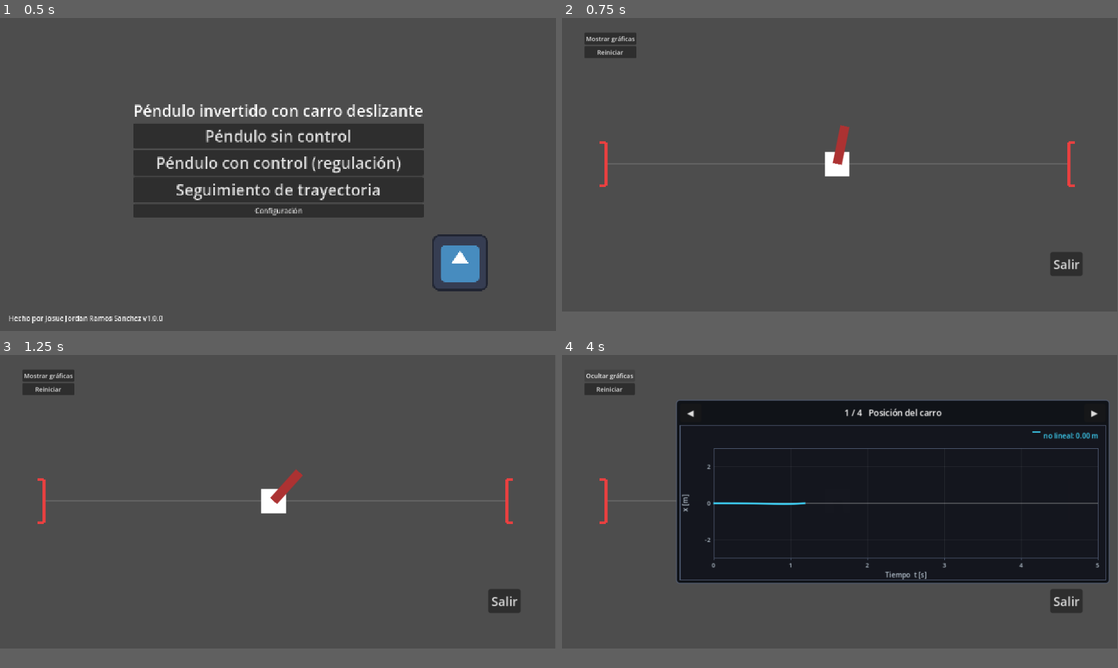
Above: before the commit, frames 1-4 (two rows, left to right).
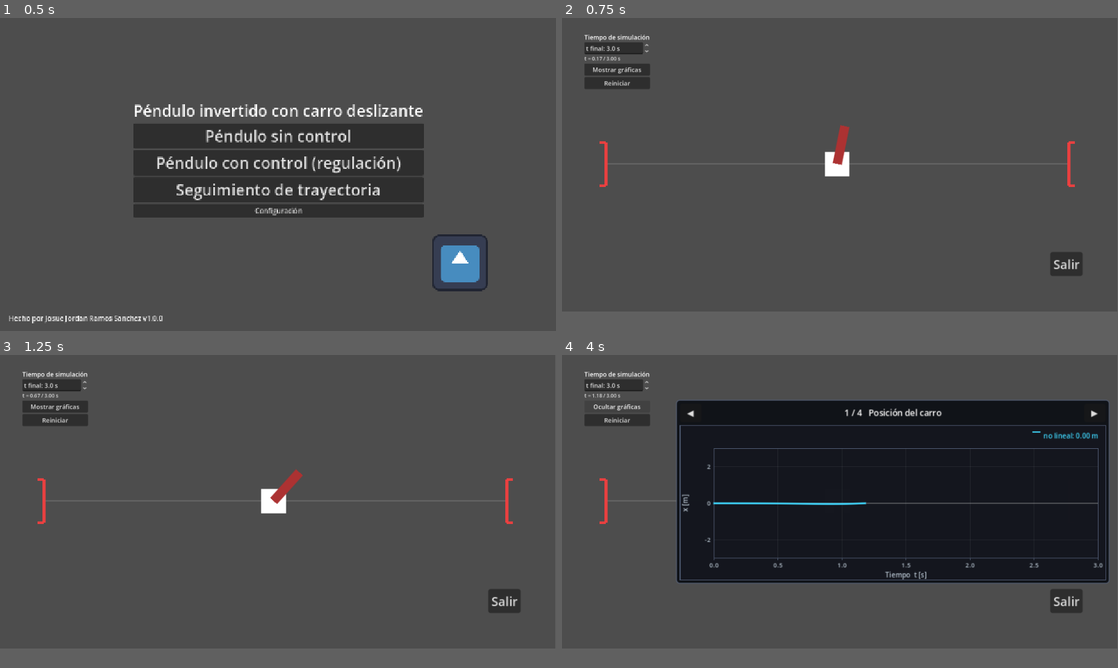
Above: after the commit, the same moments.

Repository: JJRepo-1/simulador-pendulo-invertido
Game: Godot game, scene res://main.tscn
Same seed, same stepped clock (60 frames per second), same inputs: the game is played once before the commit and once after it. Before the commit the project has no main scene; this scene is started directly in both runs. The engine's default icon, where the game draws it, is replaced by a stand-in: a white triangle on a blue panel in a dark square.
Inputs:
- Up to frame 1 (0.5 s): no input
- Up to frame 2 (0.75 s): click "Péndulo sin control" at 0.5 s
- Up to frame 3 (1.25 s): no input
- Up to frame 4 (4 s): click "Reiniciar" at 1.25 s; click "Reiniciar" at 2 s; click "Reiniciar" at 2.75 s; click "Mostrar gráficas" at 3.5 s

Frame 1 is identical in both runs. In frame 2, 1.3% of the frame differs, in the area x 4-16%, y 4-23%; in frame 3, 1.3%; in frame 4, 1.3%.

Commit message:
Tiempo de simulacion configurable y documentacion de MATLAB
- Nuevo ControlTiempo: spinbox "Tiempo de simulacion" en los tres
  pendulos (3 s, 3 s y 10 s por defecto, como t_final en MATLAB). La
  simulacion termina exactamente en t_final y muestra su estado.
- Las graficas usan un eje de tiempo fijo [0, t_final] e incluyen la
  condicion inicial en t = 0, para compararlas con las de MATLAB.
- docs/comunicacion_matlab.md: funcionamiento del calculo de K y Ka
  con MATLAB en modo batch (flujo, archivos, JSON y errores).

Co-Authored-By: Claude Opus 5.5 <noreply@anthropic.com>

Diff:
--- /dev/null
+++ b/control_tiempo.gd
@@ -0,0 +1,54 @@
+class_name ControlTiempo
+extends VBoxContainer
+
+# ============================================================
+# TIEMPO DE SIMULACION (t_final de los scripts de MATLAB)
+# ============================================================
+# Etiqueta + spinbox para elegir la duracion y una linea de estado con
+# el tiempo actual. Lo usan los tres pendulos; cada uno detiene la
+# simulacion exactamente en t_final y las graficas muestran [0, t_final],
+# igual que plot(t, ...) en MATLAB.
+
+const MINIMO_S: float = 0.5
+const MAXIMO_S: float = 120.0
+
+var spin: SpinBox
+var _lbl_estado: Label
+
+
+func _init(t_inicial: float = 3.0) -> void:
+	add_theme_constant_override("separation", 2)
+
+	var titulo := Label.new()
+	titulo.text = "Tiempo de simulación"
+	add_child(titulo)
+
+	spin = SpinBox.new()
+	spin.min_value = MINIMO_S
+	spin.max_value = MAXIMO_S
+	spin.step = 0.1
+	spin.prefix = "t final:"
+	spin.suffix = "s"
+	spin.value = clampf(t_inicial, MINIMO_S, MAXIMO_S)
+	add_child(spin)
+
+	_lbl_estado = Label.new()
+	_lbl_estado.add_theme_font_size_override("font_size", 13)
+	_lbl_estado.modulate = Color(1, 1, 1, 0.8)
+	add_child(_lbl_estado)
+	mostrar(0.0, false)
+
+
+# Duracion elegida [s]
+func t_final() -> float:
+	return spin.value
+
+
+# Linea de estado: "t = 1.25 / 3.00 s" o "✓ Terminada en 3.00 s"
+func mostrar(t: float, terminada: bool) -> void:
+	if terminada:
+		_lbl_estado.text = "✓ Terminada en %.2f s" % t
+		_lbl_estado.add_theme_color_override("font_color", Color(0.45, 0.9, 0.5))
+	else:
+		_lbl_estado.text = "t = %.2f / %.2f s" % [t, spin.value]
+		_lbl_estado.remove_theme_color_override("font_color")
--- a/panel_graficas.gd
+++ b/panel_graficas.gd
@@ -124,3 +124,10 @@
 func limpiar() -> void:
 	for g: RealTimePlot in graficas:
 		g.clear()
+
+
+# Eje de tiempo fijo en [0, segundos], como plot(t, ...) en MATLAB.
+func fijar_duracion(segundos: float) -> void:
+	for g: RealTimePlot in graficas:
+		g.window_seconds = maxf(segundos, 0.1)
+		g.queue_redraw()
--- a/pendulo.gd
+++ b/pendulo.gd
@@ -18,6 +18,7 @@
 @export_group("Condiciones Iniciales")
 @export var initial_cart_x_px: float = 0.0   # Posicion inicial [px]
 @export var initial_angle_deg: float = 10.0  # Angulo inicial desde la vertical superior [grados]
+@export var simulation_time_s: float = 3.0   # Tiempo de simulacion [s] (t_final en MATLAB)
 
 @export_group("Integracion Numerica")
 @export var max_integration_step: float = 1.0 / 240.0  # Paso maximo RK4 [s]
@@ -47,6 +48,8 @@
 const GRAFICAS_RECT := Rect2(148.0, 58.0, 562.0, 238.0)
 var panel_graficas: PanelGraficas
 var btn_graficas: Button
+var control_tiempo: ControlTiempo
+var simulando: bool = true
 
 
 func _ready() -> void:
@@ -84,6 +87,10 @@
 	caja.scale = Vector2(0.5, 0.5)
 	capa.add_child(caja)
 
+	# Duracion de la simulacion; "Reiniciar" la vuelve a correr desde t = 0
+	control_tiempo = ControlTiempo.new(simulation_time_s)
+	caja.add_child(control_tiempo)
+
 	btn_graficas = Button.new()
 	btn_graficas.text = "Mostrar gráficas"
 	btn_graficas.focus_mode = Control.FOCUS_NONE
@@ -97,6 +104,7 @@
 	btn_reiniciar.focus_mode = Control.FOCUS_NONE
 	btn_reiniciar.pressed.connect(func() -> void:
 		reset_state(initial_cart_x_px, initial_angle_deg)
+		simulando = true
 		set_physics_process(true))
 	caja.add_child(btn_reiniciar)
 
@@ -117,12 +125,18 @@
 		planta.error_ejecucion = ""
 	if panel_graficas:
 		panel_graficas.limpiar()
+		panel_graficas.fijar_duracion(control_tiempo.t_final())
 		panel_graficas.agregar_muestra(sim_time, Vector4(cart_x, theta, cart_velocity, theta_velocity))
+		control_tiempo.mostrar(sim_time, false)
 	update_visuals()
 
 
 func _physics_process(delta: float) -> void:
-	var simulation_delta: float = delta * simulation_speed
+	if not simulando:
+		return
+	# El ultimo paso se recorta para terminar exactamente en t_final
+	var t_final: float = control_tiempo.t_final()
+	var simulation_delta: float = minf(delta * simulation_speed, t_final - sim_time)
 	if simulation_delta <= 0.0:
 		return
 
@@ -151,6 +165,11 @@
 
 	update_visuals()
 	panel_graficas.agregar_muestra(sim_time, state)
+
+	var terminada: bool = sim_time >= t_final - 1e-9
+	control_tiempo.mostrar(sim_time, terminada)
+	if terminada:
+		simulando = false
 
 
 # Planta no lineal con u = 0.
--- a/pendulo_2.gd
+++ b/pendulo_2.gd
@@ -7,7 +7,6 @@
 # (el mismo controlador aplicado al modelo no lineal):
 #
 #   u = -K * X,   X = [x, theta, x', theta']
-#
 # El controlador lleva el sistema al equilibrio X = 0 (carro en x = 0,
 # pendulo vertical) desde la posicion y el angulo iniciales asignados.
 # La planta "real" son las ecuaciones de movimiento escritas en
@@ -43,6 +42,7 @@
 @export_group("Condiciones Iniciales")
 @export var initial_cart_x_px: float = 0.0   # Posicion inicial [px]
 @export var initial_angle_deg: float = 20.0  # Angulo inicial [grados]
+@export var simulation_time_s: float = 3.0   # Tiempo de simulacion [s] (t_final en MATLAB)
 
 # Angulo inicial maximo que se puede asignar y umbral de la advertencia
 const MAX_INITIAL_ANGLE_DEG: float = 40.0
@@ -114,6 +114,7 @@
 var panel_graficas: PanelGraficas
 var btn_graficas: Button
 var lbl_angle_warning: Label
+var control_tiempo: ControlTiempo
 var chk_linear: CheckBox
 var lbl_linear: Label
 var lbl_plant: Label
@@ -245,6 +246,11 @@
 	lbl_angle_warning.visible = false
 	input_angulo_inicial.add_sibling(lbl_angle_warning)
 
+	# Duracion de la simulacion (t_final de codigo4.m)
+	control_tiempo = ControlTiempo.new(simulation_time_s)
+	lbl_angle_warning.add_sibling(control_tiempo)
+	control_tiempo.spin.value_changed.connect(_on_preview_changed)
+
 	btn_simular.text = "Simular"
 
 	if not btn_simular.pressed.is_connected(_on_btn_simular_pressed):
@@ -361,8 +367,13 @@
 	linear_state = Vector4(cart_x, theta, 0.0, 0.0)
 	linear_max_angle_gap = 0.0
 
+	# Graficas en [0, t_final] desde la condicion inicial (t = 0)
 	sim_time = 0.0
 	panel_graficas.limpiar()
+	panel_graficas.fijar_duracion(control_tiempo.t_final())
+	panel_graficas.agregar_muestra(sim_time, Vector4(cart_x, theta, cart_velocity, theta_velocity),
+		linear_state if _linear_enabled() else Vector4(NAN, NAN, NAN, NAN), 0.0)
+	control_tiempo.mostrar(sim_time, false)
 
 	_update_angle_warning()
 	_update_linear_label()
@@ -377,7 +388,9 @@
 	if not is_simulating:
 		return
 
-	var simulation_delta: float = delta * simulation_speed
+	# El ultimo paso se recorta para terminar exactamente en t_final
+	var t_final: float = control_tiempo.t_final()
+	var simulation_delta: float = minf(delta * simulation_speed, t_final - sim_time)
 	if simulation_delta <= 0.0:
 		return
 
@@ -419,6 +432,11 @@
 		_update_linear_label()
 	else:
 		panel_graficas.agregar_muestra(sim_time, state, Vector4(NAN, NAN, NAN, NAN), 0.0)
+
+	var terminada: bool = sim_time >= t_final - 1e-9
+	control_tiempo.mostrar(sim_time, terminada)
+	if terminada:
+		is_simulating = false
 
 
 # ============================================================
--- a/pendulo_3.gd
+++ b/pendulo_3.gd
@@ -44,6 +44,7 @@
 @export_group("Condiciones Iniciales")
 @export var initial_cart_x_px: float = 0.0   # Posicion inicial [px]
 @export var initial_angle_deg: float = 5.0   # Angulo inicial [grados]
+@export var simulation_time_s: float = 10.0  # Tiempo de simulacion [s] (t_final en MATLAB)
 
 const MAX_INITIAL_ANGLE_DEG: float = 40.0
 const WARNING_ANGLE_DEG: float = 30.0
@@ -114,6 +115,7 @@
 var panel_graficas: PanelGraficas
 var btn_graficas: Button
 var lbl_angle_warning: Label
+var control_tiempo: ControlTiempo
 var chk_linear: CheckBox
 var lbl_linear: Label
 var lbl_plant: Label
@@ -234,6 +236,11 @@
 	lbl_angle_warning.visible = false
 	input_angulo_inicial.add_sibling(lbl_angle_warning)
 
+	# Duracion de la simulacion (t_final de codigo_seguimiento.m)
+	control_tiempo = ControlTiempo.new(simulation_time_s)
+	lbl_angle_warning.add_sibling(control_tiempo)
+	control_tiempo.spin.value_changed.connect(_on_preview_changed)
+
 	input_referencia.min_value = min_x
 	input_referencia.max_value = max_x
 	input_referencia.step = 1.0
@@ -364,7 +371,16 @@
 	linear_state = PackedFloat64Array([cart_x, theta, 0.0, 0.0, 0.0])
 	linear_max_angle_gap = 0.0
 
+	# Graficas en [0, t_final] desde la condicion inicial (t = 0)
 	panel_graficas.limpiar()
+	panel_graficas.fijar_duracion(control_tiempo.t_final())
+	var lin0 := Vector4(NAN, NAN, NAN, NAN)
+	if _linear_enabled():
+		lin0 = Vector4(linear_state[0], linear_state[1], linear_state[2], linear_state[3])
+	panel_graficas.agregar_muestra(sim_time, Vector4(cart_x, theta, cart_velocity, theta_velocity),
+		lin0, reference_m)
+	control_tiempo.mostrar(sim_time, false)
+
 	_update_angle_warning()
 	_update_labels()
 	update_visuals()
@@ -378,7 +394,9 @@
 	if not is_simulating:
 		return
 
-	var simulation_delta: float = delta * simulation_speed
+	# El ultimo paso se recorta para terminar exactamente en t_final
+	var t_final: float = control_tiempo.t_final()
+	var simulation_delta: float = minf(delta * simulation_speed, t_final - sim_time)
 	if simulation_delta <= 0.0:
 		return
 
@@ -420,6 +438,11 @@
 	else:
 		panel_graficas.agregar_muestra(sim_time, estado, Vector4(NAN, NAN, NAN, NAN), reference_m)
 	_update_labels()
+
+	var terminada: bool = sim_time >= t_final - 1e-9
+	control_tiempo.mostrar(sim_time, terminada)
+	if terminada:
+		is_simulating = false
 
 
 # ============================================================
--- a/project.godot
+++ b/project.godot
@@ -12,6 +12,7 @@
 
 config/name="Pendulo"
 config/version="1.0.0"
+run/main_scene="uid://ds6bg1sqkrqnp"
 config/features=PackedStringArray("4.7", "Forward Plus")
 config/icon="res://icon.svg"
 
Not shown, added: control_tiempo.gd.uid
Not shown, added: export_presets.cfg
Not shown, added: docs/comunicacion_matlab.md
